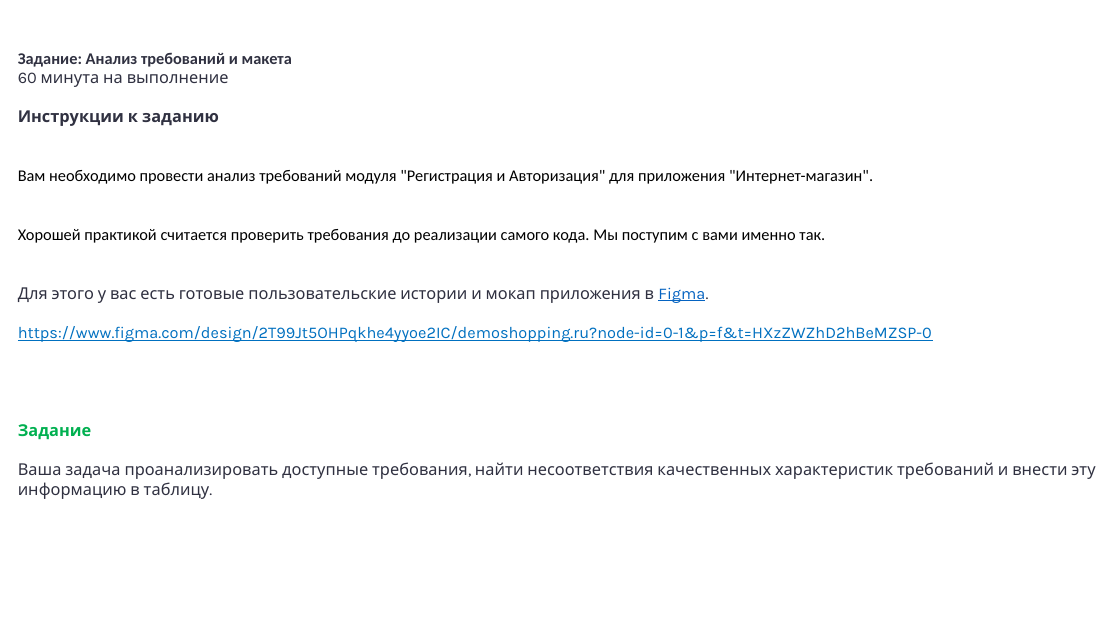
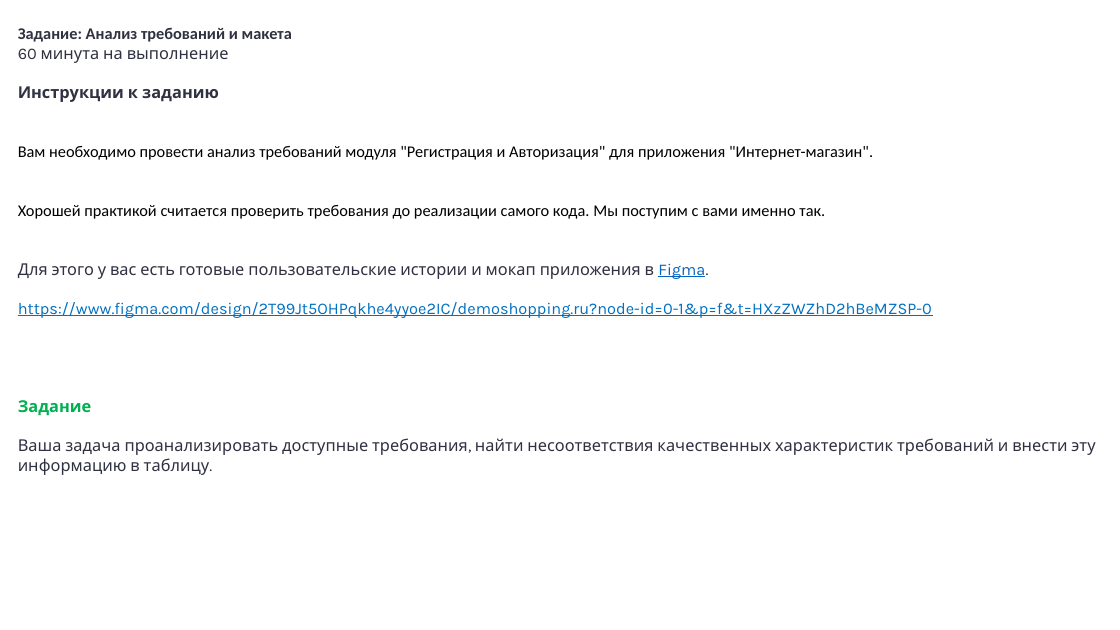
Before and after one commit to codeurient/QA, a slide deck: slide 1 of .lessons (az)/26 Требования/3 Задание.pptx. Drawn at 1120x630 pixels with LibreOffice and Linux fonts; fonts in the diff are those of the drawing. Boxes give left, top, right and bottom in pixels: in the first picture for what was removed or moved away, otherwise in the second. Text is boxed around its words. In the diff, an @@ line names an element or a change of style, - is before the commit and + after.

```diff
--- a/.lessons (az)/26 Требования/3 Задание.pptx
+++ b/.lessons (az)/26 Требования/3 Задание.pptx
@@ text "Задание: Анализ требований и макета": place and size @@
-text "Задание: Анализ требований и макета" at (18, 53, 1095, 499)
+text "Задание: Анализ требований и макета" at (18, 28, 1095, 475)
```
Also in this commit, not shown: 2 other files.
